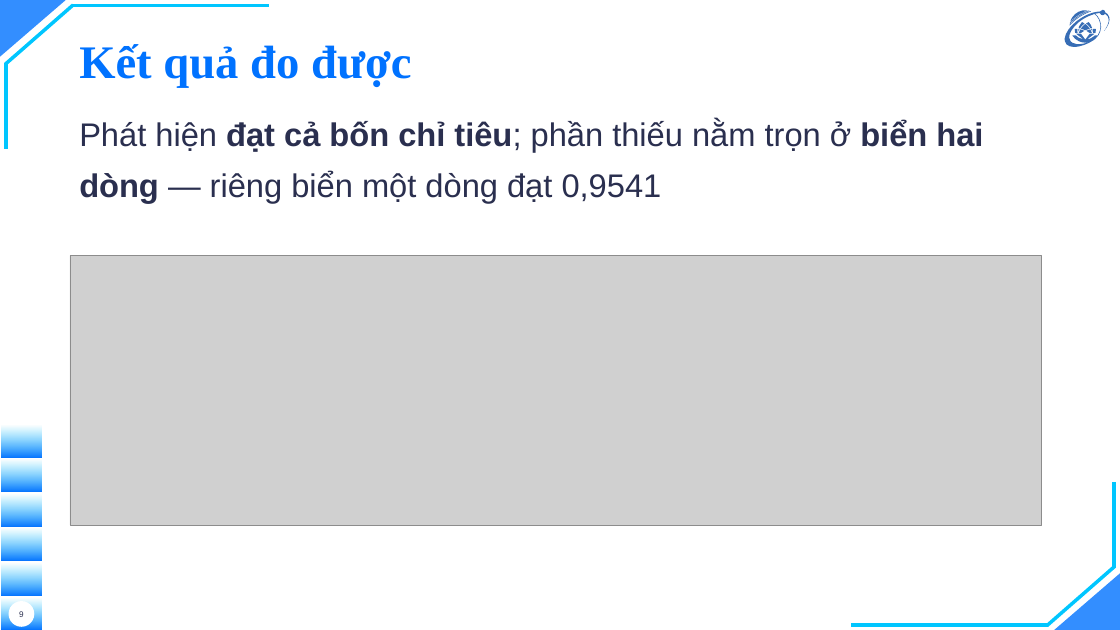
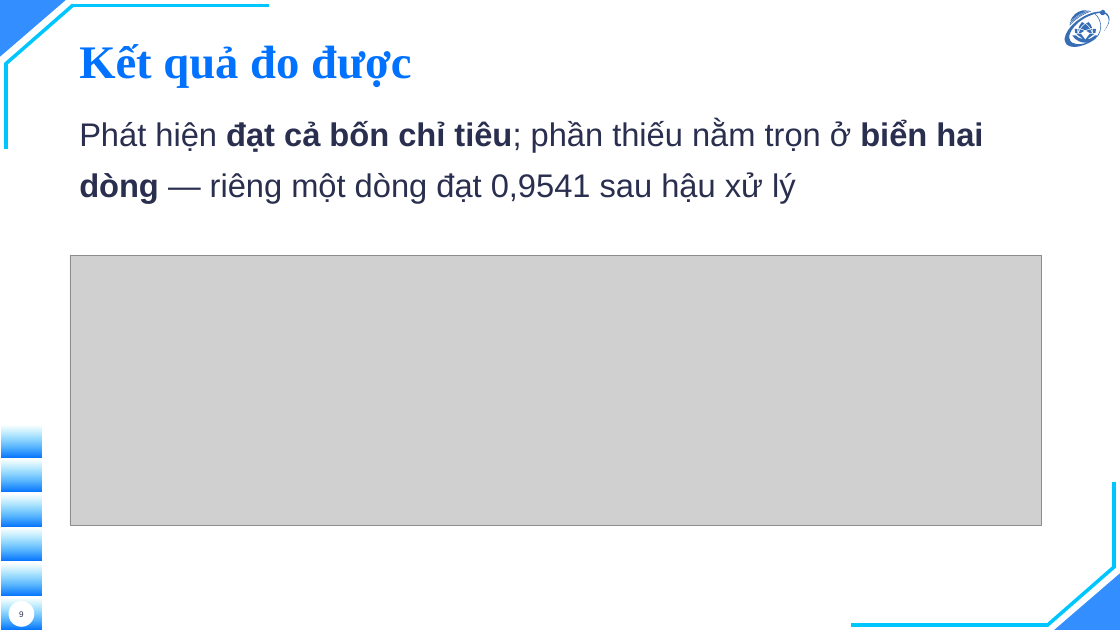
Before and after one commit to hieunguyen2604/alpr-do-an-mon-hoc, a slide deck: slide 9 of docs/slides/12-slides-mon-hoc.pptx. Drawn at 1120x630 pixels with LibreOffice and Linux fonts; fonts in the diff are those of the drawing; grey boxes stand for pictures; background and template pictures are left out. Boxes give left, top, right and bottom in pixels: in the first picture for what was removed or moved away, otherwise in the second. Text is boxed around its words. In the diff, an @@ line names an element or a change of style, - is before the commit and + after.

```diff
--- a/docs/slides/12-slides-mon-hoc.pptx
+++ b/docs/slides/12-slides-mon-hoc.pptx
@@ text at (79, 120, 983, 203): text changed @@
-Phát hiện đạt cả bốn chỉ tiêu; phần thiếu nằm trọn ở biển hai dòng — riêng biển một dòng đạt 0,9541
+Phát hiện đạt cả bốn chỉ tiêu; phần thiếu nằm trọn ở biển hai dòng — riêng một dòng đạt 0,9541 sau hậu xử lý
```
Also in this commit, not shown: 11 other files.
